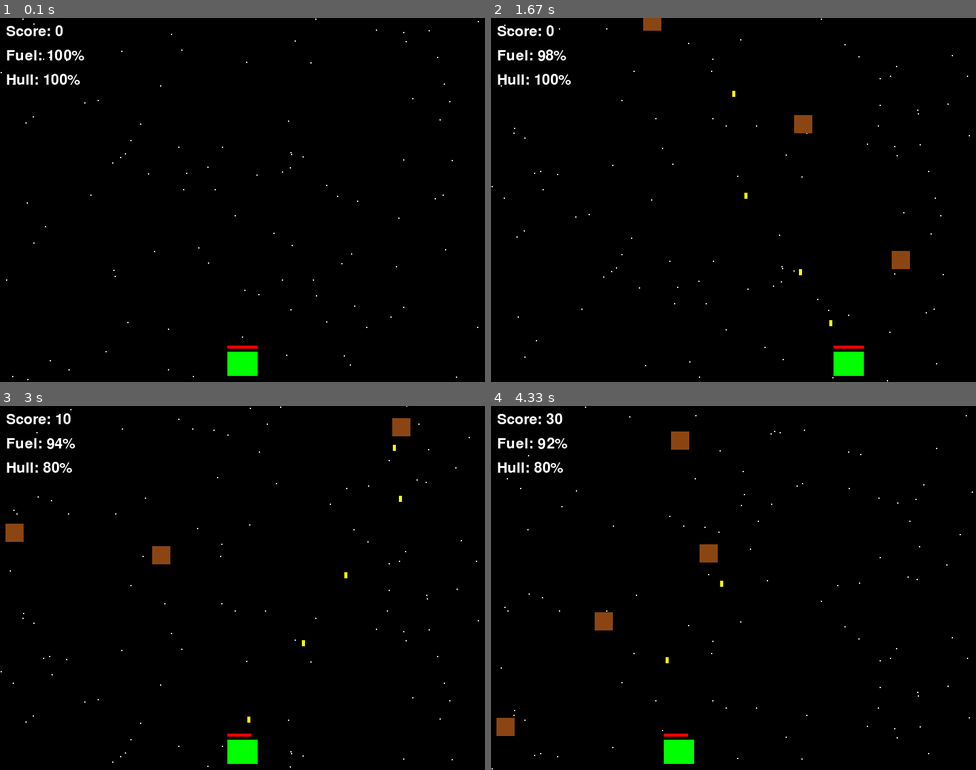
Above: before the commit, frames 1-4 (two rows, left to right).
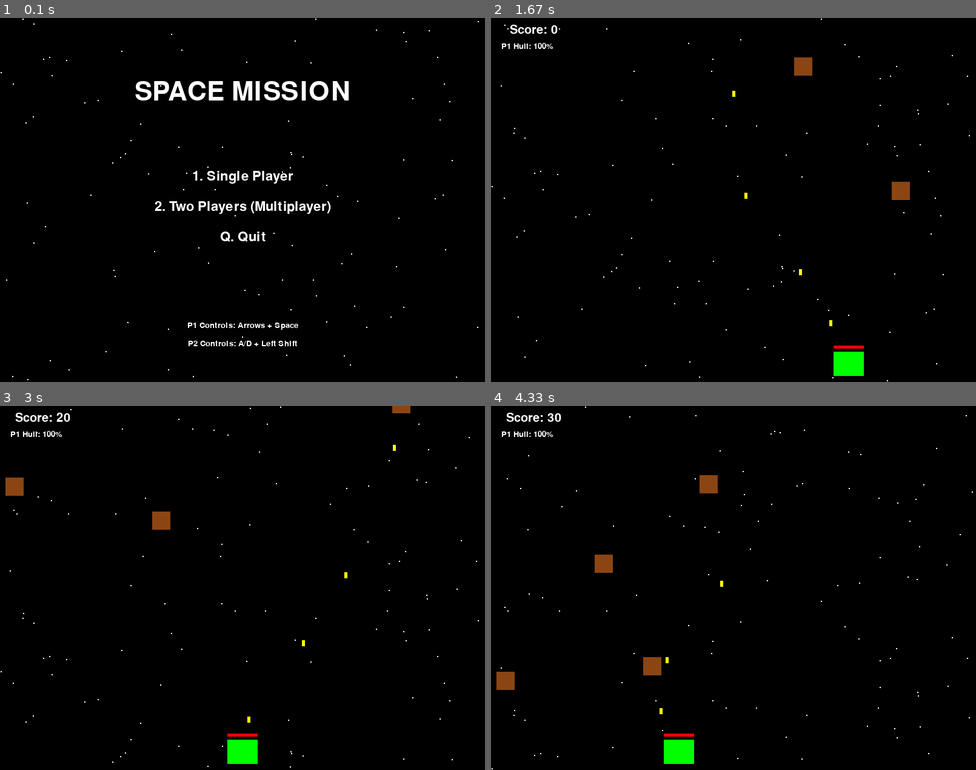
Above: after the commit, the same moments.

Repository: RoadToDestiny/pygame-space-mission
Game: pygame game, started from main.py
Same seed, same stepped clock (60 frames per second), same inputs: the game is played once before the commit and once after it.
Inputs:
- Up to frame 1 (0.1 s): no input
- Up to frame 2 (1.67 s): tap 1 at 0.33 s; tap Space at 0.67, 1.07, 1.37, 1.57 s; hold Right 1-1.47 s; hold Right from 1.5 s (still down)
- Up to frame 3 (3 s): tap Space at 1.87, 2.07, 2.37, 2.63, 2.93 s; release Right at 1.97 s; hold Left 2-2.53 s; hold Left 2.57-2.97 s
- Up to frame 4 (4.33 s): hold Left 3.67-4.13 s; tap Space at 3.73, 4.03, 4.23 s; hold Right from 4.17 s (still down)

The runs differ from the first frame. In frame 1, 3.5% of the frame differs, in the area x 1-72%, y 2-99%; in frame 2, 1.6%; in frame 3, 1.7%; in frame 4, 2.2%.

Commit message:
Add Menu, Restart logic, and Local Multiplayer functionality

Diff:
--- a/game_classes.py
+++ b/game_classes.py
@@ -9,35 +9,38 @@
         self.skills = {"piloting": 10, "engineering": 10}
 
 class SpaceShip:
-    def __init__(self, screen_width, screen_height):
+    def __init__(self, screen_width, screen_height, color, start_x, controls):
         self.screen_width = screen_width
         self.screen_height = screen_height
         self.image = pygame.Surface((50, 40))
-        self.image.fill((0, 255, 0))  # Green ship
+        self.image.fill(color)
         self.rect = self.image.get_rect()
-        self.rect.centerx = screen_width // 2
+        self.rect.centerx = start_x
         self.rect.bottom = screen_height - 10
         self.speed = 5
+        self.controls = controls # Expected dict: {'left': K_LEFT, 'right': K_RIGHT, 'fire': K_SPACE}
+        self.color = color
 
-        # Simulator attributes from requirements
+        # Simulator attributes
         self.fuel = 100.0
         self.hull = 100.0
         self.current_speed = 0
         self.crew = [CrewMember("Alice", "Pilot"), CrewMember("Bob", "Engineer")]
 
-    def update(self, moving_left, moving_right):
-        if self.fuel > 0:
-            if moving_left and self.rect.left > 0:
+    def update(self, keys_pressed):
+        if self.fuel > 0 and self.hull > 0:
+            if keys_pressed[self.controls['left']] and self.rect.left > 0:
                 self.rect.x -= self.speed
                 self.fuel -= 0.05
-            if moving_right and self.rect.right < self.screen_width:
+            if keys_pressed[self.controls['right']] and self.rect.right < self.screen_width:
                 self.rect.x += self.speed
                 self.fuel -= 0.05
 
     def draw(self, surface):
-        pygame.draw.rect(surface, (0, 255, 0), self.rect)
-        # Draw basic HUD bar for hull/fuel above ship
-        pygame.draw.rect(surface, (255, 0, 0), (self.rect.x, self.rect.y - 10, 50 * (self.hull/100), 5))
+        if self.hull > 0:
+            pygame.draw.rect(surface, self.color, self.rect)
+            # Draw HUD bar for hull above ship
+            pygame.draw.rect(surface, (255, 0, 0), (self.rect.x, self.rect.y - 10, 50 * (self.hull/100), 5))
 
 class Bullet:
     def __init__(self, x, y):
--- a/main.py
+++ b/main.py
@@ -1,127 +1,172 @@
 import pygame
+import sys
 import random
-import sys
 from game_classes import SpaceShip, Bullet, Meteor, Mission
-
-# Initialize Pygame
-pygame.init()
 
 # Constants
 SCREEN_WIDTH = 800
 SCREEN_HEIGHT = 600
 FPS = 60
+WHITE = (255, 255, 255)
+BLACK = (0, 0, 0)
+GREEN = (0, 255, 0)
+BLUE = (0, 0, 255)
 
-# Colors
-BLACK = (0, 0, 0)
-WHITE = (255, 255, 255)
+class GameState:
+    MENU = 0
+    PLAYING = 1
+    GAMEOVER = 2
 
-# Setup Screen
-screen = pygame.display.set_mode((SCREEN_WIDTH, SCREEN_HEIGHT))
-pygame.display.set_caption("Space Mission Simulator")
-clock = pygame.time.Clock()
-
-# Stars background (Extended functionality)
-stars = [[random.randint(0, SCREEN_WIDTH), random.randint(0, SCREEN_HEIGHT)] for _ in range(100)]
-
-def draw_stars(surface):
-    for star in stars:
-        star[1] += 2 # speed
-        if star[1] > SCREEN_HEIGHT:
-            star[1] = 0
-            star[0] = random.randint(0, SCREEN_WIDTH)
-        pygame.draw.circle(surface, WHITE, star, 1)
+def draw_text(surface, text, size, x, y, color=WHITE):
+    font = pygame.font.Font(None, size)
+    text_surface = font.render(text, True, color)
+    rect = text_surface.get_rect()
+    rect.midtop = (x, y)
+    surface.blit(text_surface, rect)
 
 def main():
-    mission = Mission()
-    ship = SpaceShip(SCREEN_WIDTH, SCREEN_HEIGHT)
+    pygame.init()
+    screen = pygame.display.set_mode((SCREEN_WIDTH, SCREEN_HEIGHT))
+    pygame.display.set_caption("Space Mission Simulator - Multiplayer")
+    clock = pygame.time.Clock()
+
+    state = GameState.MENU
+    mode = "SINGLE"
+
+    # Game State Objects
+    ships = []
     bullets = []
     meteors = []
+    mission = Mission()
+    stars = [[random.randint(0, SCREEN_WIDTH), random.randint(0, SCREEN_HEIGHT)] for _ in range(100)]
 
-    running = True
-    moving_left = False
-    moving_right = False
+    def reset_game(game_mode):
+        nonlocal ships, bullets, meteors, mission
+        ships = []
+        bullets = []
+        meteors = []
+        mission = Mission()
+
+        # Player 1 (Arrow keys, Space to shoot)
+        p1_controls = {'left': pygame.K_LEFT, 'right': pygame.K_RIGHT, 'fire': pygame.K_SPACE}
+        ships.append(SpaceShip(SCREEN_WIDTH, SCREEN_HEIGHT, GREEN, SCREEN_WIDTH // 3, p1_controls))
+
+        if game_mode == "MULTI":
+            # Player 2 (A/D keys, Left Shift to shoot)
+            p2_controls = {'left': pygame.K_a, 'right': pygame.K_d, 'fire': pygame.K_LSHIFT}
+            ships.append(SpaceShip(SCREEN_WIDTH, SCREEN_HEIGHT, BLUE, 2 * SCREEN_WIDTH // 3, p2_controls))
+        else:
+            # Center the single ship
+            ships[0].rect.centerx = SCREEN_WIDTH // 2
 
     meteor_timer = 0
 
-    font = pygame.font.Font(None, 36)
+    while True:
+        clock.tick(FPS)
+        keys = pygame.key.get_pressed()
 
-    while running:
-        clock.tick(FPS)
-
-        # Event Handling
         for event in pygame.event.get():
             if event.type == pygame.QUIT:
-                running = False
+                pygame.quit()
+                sys.exit()
 
-            # Controls
-            if event.type == pygame.KEYDOWN:
-                if event.key == pygame.K_LEFT:
-                    moving_left = True
-                if event.key == pygame.K_RIGHT:
-                    moving_right = True
-                if event.key == pygame.K_SPACE:
-                    bullets.append(Bullet(ship.rect.centerx, ship.rect.top))
+            if state == GameState.MENU:
+                if event.type == pygame.KEYDOWN:
+                    if event.key == pygame.K_1:
+                        mode = "SINGLE"
+                        reset_game(mode)
+                        state = GameState.PLAYING
+                    elif event.key == pygame.K_2:
+                        mode = "MULTI"
+                        reset_game(mode)
+                        state = GameState.PLAYING
+                    elif event.key == pygame.K_q:
+                        pygame.quit()
+                        sys.exit()
 
-            if event.type == pygame.KEYUP:
-                if event.key == pygame.K_LEFT:
-                    moving_left = False
-                if event.key == pygame.K_RIGHT:
-                    moving_right = False
+            elif state == GameState.PLAYING:
+                if event.type == pygame.KEYDOWN:
+                    for ship in ships:
+                        if ship.hull > 0 and event.key == ship.controls['fire']:
+                            bullets.append(Bullet(ship.rect.centerx, ship.rect.top))
 
-        # Update
-        ship.update(moving_left, moving_right)
+            elif state == GameState.GAMEOVER:
+                if event.type == pygame.KEYDOWN:
+                    if event.key == pygame.K_r:
+                        state = GameState.MENU
 
-        # Bullets
-        for bullet in bullets[:]:
-            bullet.update()
-            if bullet.rect.bottom < 0:
-                bullets.remove(bullet)
+        # --- Drawing & Logic ---
+        screen.fill(BLACK)
 
-        # Meteors
-        meteor_timer += 1
-        if meteor_timer > 30: # Spawn rate
-            meteors.append(Meteor(SCREEN_WIDTH))
-            meteor_timer = 0
+        # Background Stars
+        for star in stars:
+            star[1] += 2
+            if star[1] > SCREEN_HEIGHT:
+                star[1] = 0
+                star[0] = random.randint(0, SCREEN_WIDTH)
+            pygame.draw.circle(screen, WHITE, star, 1)
 
-        for meteor in meteors[:]:
-            meteor.update()
-            if meteor.rect.top > SCREEN_HEIGHT:
-                meteors.remove(meteor)
-                mission.score += 1 # Avoided
+        if state == GameState.MENU:
+            draw_text(screen, "SPACE MISSION", 64, SCREEN_WIDTH // 2, 100)
+            draw_text(screen, "1. Single Player", 32, SCREEN_WIDTH // 2, 250)
+            draw_text(screen, "2. Two Players (Multiplayer)", 32, SCREEN_WIDTH // 2, 300)
+            draw_text(screen, "Q. Quit", 32, SCREEN_WIDTH // 2, 350)
 
-            # Collision Ship
-            if meteor.rect.colliderect(ship.rect):
-                ship.hull -= 20
-                meteors.remove(meteor)
-                if ship.hull <= 0:
-                    print("Game Over")
-                    running = False
+            draw_text(screen, "P1 Controls: Arrows + Space", 20, SCREEN_WIDTH // 2, 500)
+            draw_text(screen, "P2 Controls: A/D + Left Shift", 20, SCREEN_WIDTH // 2, 530)
 
-            # Collision Bullet
+        elif state == GameState.PLAYING:
+            active_ships = [s for s in ships if s.hull > 0]
+            if not active_ships:
+                state = GameState.GAMEOVER
+
+            for ship in ships:
+                ship.update(keys)
+                ship.draw(screen)
+
+            # Update Bullets
             for bullet in bullets[:]:
-                if bullet.rect.colliderect(meteor.rect):
-                    if bullet in bullets: bullets.remove(bullet)
-                    if meteor in meteors: meteors.remove(meteor)
-                    mission.score += 10
-                    break
+                bullet.update()
+                bullet.draw(screen)
+                if bullet.rect.bottom < 0:
+                    bullets.remove(bullet)
 
-        # Draw
-        screen.fill(BLACK)
-        draw_stars(screen) # Extended func
+            # Update Meteors
+            meteor_timer += 1
+            if meteor_timer > 30:
+                meteors.append(Meteor(SCREEN_WIDTH))
+                meteor_timer = 0
 
-        ship.draw(screen)
-        for bullet in bullets:
-            bullet.draw(screen)
-        for meteor in meteors:
-            meteor.draw(screen)
+            for meteor in meteors[:]:
+                meteor.update()
+                meteor.draw(screen)
+                if meteor.rect.top > SCREEN_HEIGHT:
+                    meteors.remove(meteor)
 
-        # UI
-        score_text = font.render(f"Score: {mission.score}", True, WHITE)
-        fuel_text = font.render(f"Fuel: {int(ship.fuel)}%", True, WHITE)
-        hull_text = font.render(f"Hull: {int(ship.hull)}%", True, WHITE)
-        screen.blit(score_text, (10, 10))
-        screen.blit(fuel_text, (10, 50))
-        screen.blit(hull_text, (10, 90))
+                # Collisions with ships
+                for ship in active_ships:
+                    if meteor.rect.colliderect(ship.rect):
+                        ship.hull -= 20
+                        if meteor in meteors: meteors.remove(meteor)
+
+                # Collisions with bullets
+                for bullet in bullets[:]:
+                    if meteor in meteors and bullet.rect.colliderect(meteor.rect):
+                        bullets.remove(bullet)
+                        meteors.remove(meteor)
+                        mission.score += 10
+                        break
+
+            # UI HUD
+            draw_text(screen, f"Score: {mission.score}", 30, 70, 10)
+            draw_text(screen, f"P1 Hull: {int(ships[0].hull)}%", 20, 60, 40)
+            if mode == "MULTI" and len(ships) > 1:
+                draw_text(screen, f"P2 Hull: {int(ships[1].hull)}%", 20, SCREEN_WIDTH - 80, 40)
+
+        elif state == GameState.GAMEOVER:
+            draw_text(screen, "GAME OVER", 64, SCREEN_WIDTH // 2, 200)
+            draw_text(screen, f"Final Score: {mission.score}", 32, SCREEN_WIDTH // 2, 300)
+            draw_text(screen, "Press R to Menu", 24, SCREEN_WIDTH // 2, 400)
 
         pygame.display.flip()
 
